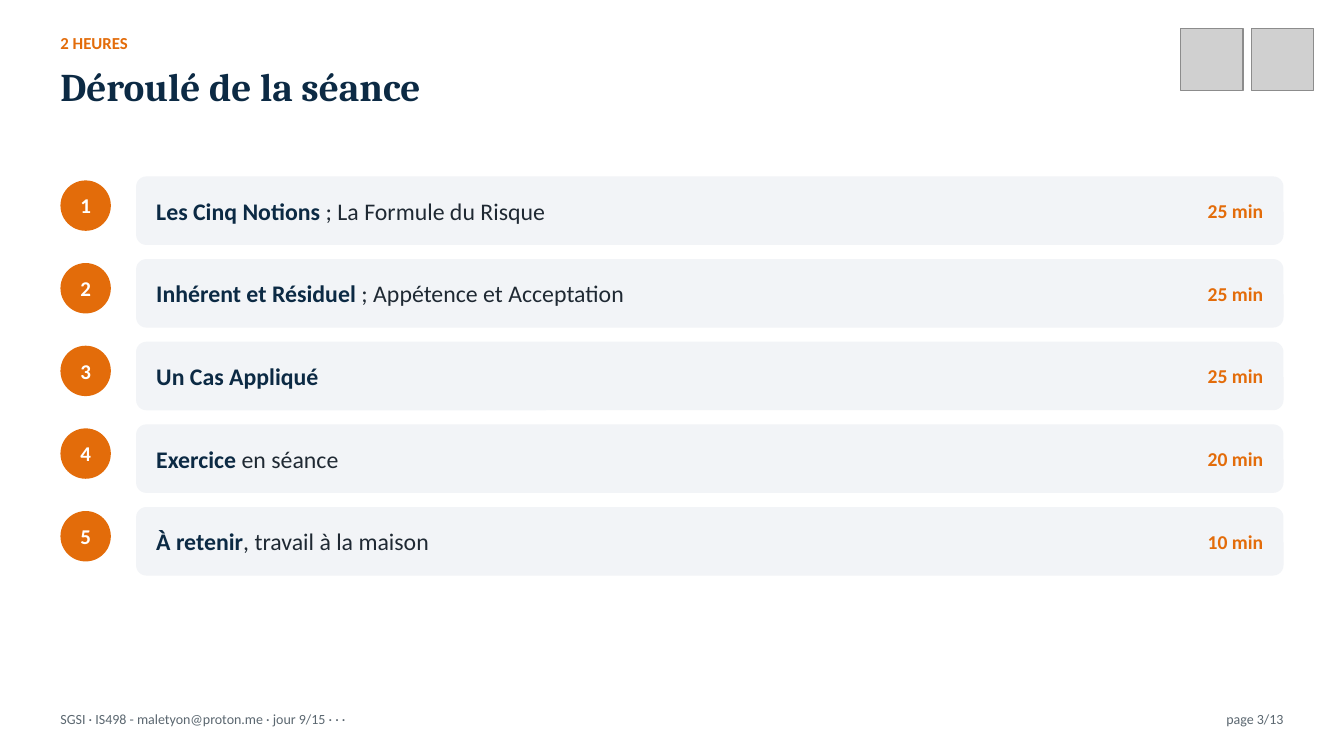
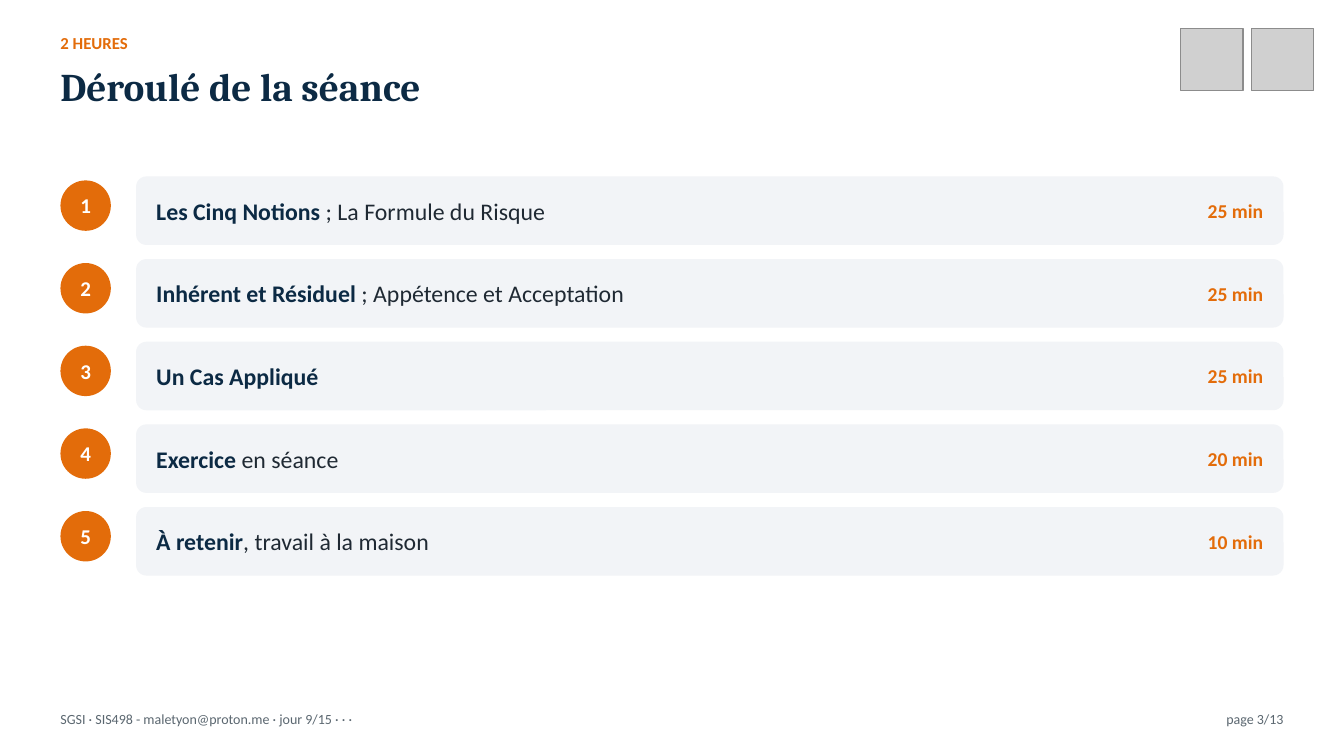
Before and after one commit to MaletYon/cours-sgsi, a slide deck: slide 3 of Présentation/SGSI_J09.pptx. Drawn at 1344x756 pixels with LibreOffice and Linux fonts; fonts in the diff are those of the drawing; grey boxes stand for pictures. Boxes give left, top, right and bottom in pixels: in the first picture for what was removed or moved away, otherwise in the second. Text is boxed around its words. In the diff, an @@ line names an element or a change of style, - is before the commit and + after.

Commit message:
SGSI : code de l'UE harmonisé en SIS498 (livre, présentations, NDAP SUKULU)

```diff
--- a/Présentation/SGSI_J09.pptx
+++ b/Présentation/SGSI_J09.pptx
@@ text at (x1=60, y1=714, x2=332, y2=727): text changed @@
-SGSI · IS498 - maletyon@proton.me · jour 9/15 · · ·
+SGSI · SIS498 - maletyon@proton.me · jour 9/15 · · ·
```
Also in this commit, not shown: 10 other slides changed, 32 other files.
